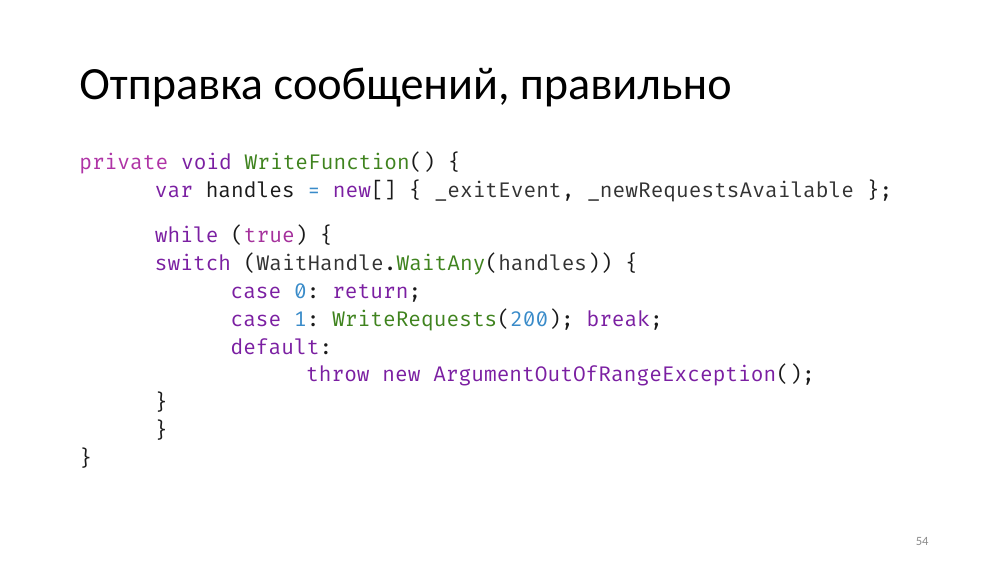
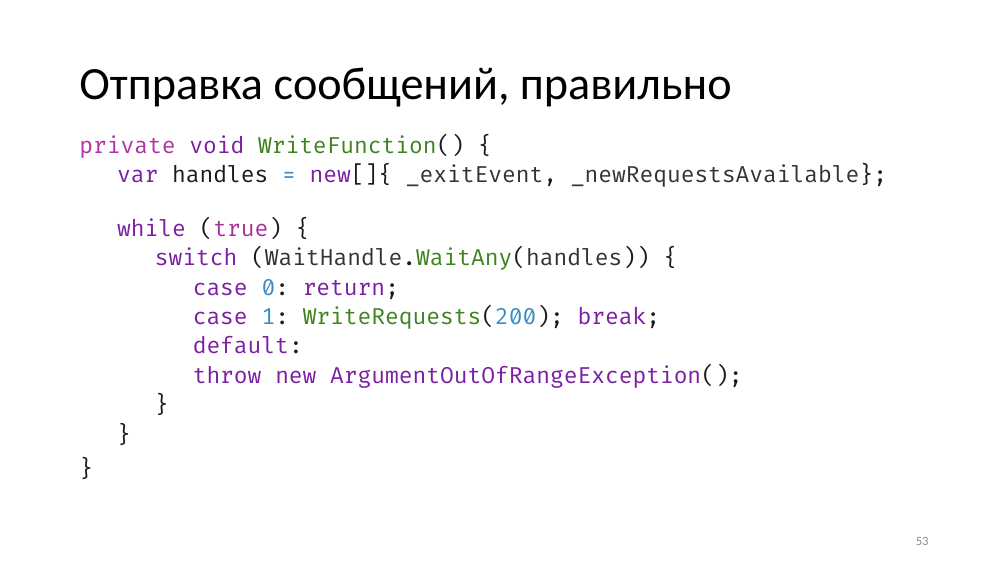
Before and after one commit to aensidhe/presentations, a slide deck: slide 53 of 2018/09/dotnext/Использование Tarantool в .NET-проектах.pptx (slide 54 before the commit). Drawn at 1008x567 pixels with LibreOffice and Linux fonts; fonts in the diff are those of the drawing; background and template pictures are left out. Boxes give left, top, right and bottom in pixels: in the first picture for what was removed or moved away, otherwise in the second. Text is boxed around its words. In the diff, an @@ line names an element or a change of style, - is before the commit and + after.

```diff
--- a/2018/09/dotnext/Использование Tarantool в .NET-проектах.pptx
+++ b/2018/09/dotnext/Использование Tarantool в .NET-проектах.pptx
@@ text "private void WriteFunction() {": place and size @@
-text "private void WriteFunction() {" at [79,153,854,386]
+text "private void WriteFunction() {" at [79,135,887,388]
@@ text at [79,135,742,388]: size 14.7 to 16 pt in "private void WriteFunction() {", "while (true) {", "switch (WaitHandle.WaitAny(handles)) {", "case 0: return;" and 6 more places; line spacing 0.7 to 0.9; list level 1 to 2 in "while (true) {"; list level 1 to 3 in "switch (WaitHandle.WaitAny(handles)) {"; list level 1 to 4 in "case 0: return;"; list level 1 to 4 in "case 1: WriteRequests(200); break;"; list level 1 to 4 in "default:"; list level 1 to 4 in "throw new ArgumentOutOfRangeException();"; list level 1 to 3 in "}"; list level 1 to 2 in "}" @@
@@ text at [117,164,887,187]: text changed; size 14.7 to 16 pt @@
-var handles = new[] { _exitEvent, _newRequestsAvailable };
+  var handles = new[]{ _exitEvent, _newRequestsAvailable};
@@ page number at [916,537,929,545]: text changed @@
-54
+53
```
Also in this commit, not shown: 7 other slides changed, 2 slides added, 4 slides removed.
